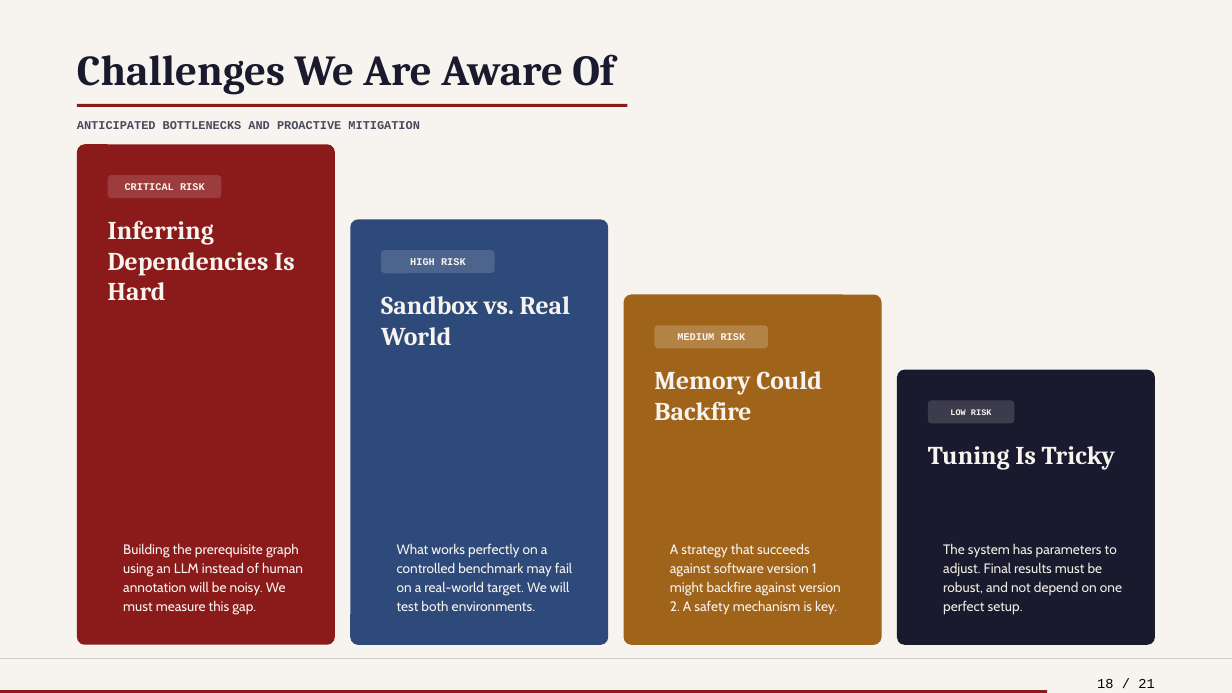
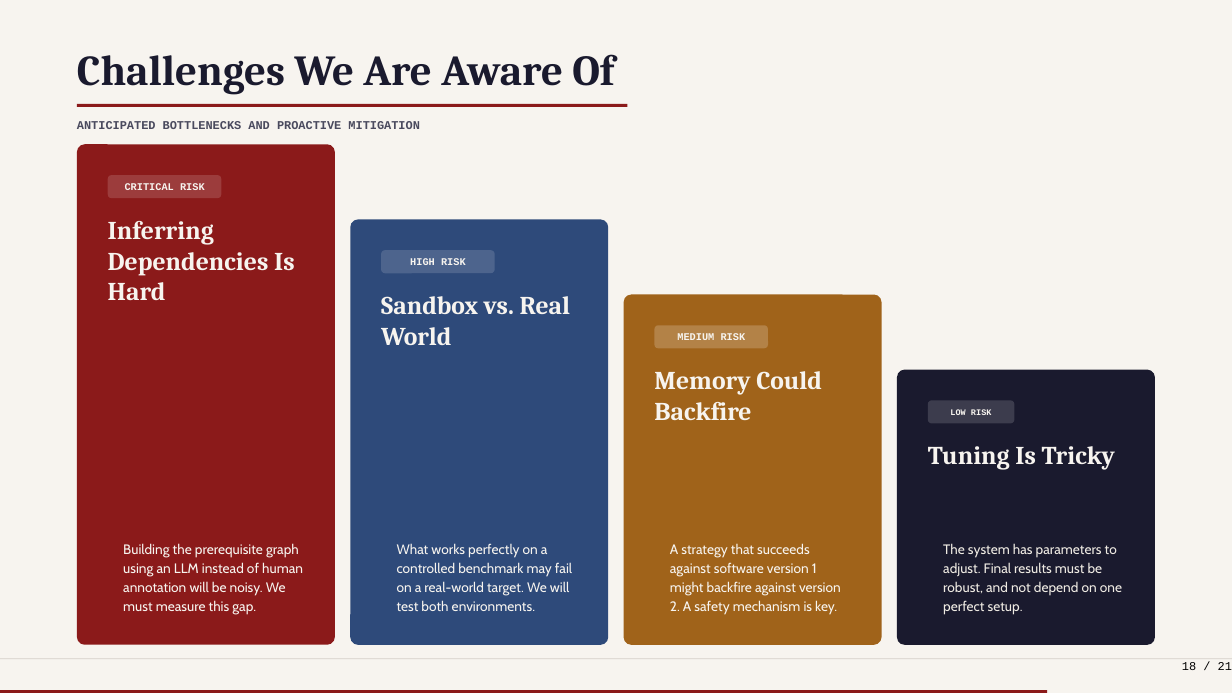
Before and after one commit to nishan-paul-hello/cmatrix-agentic-red-team, a slide deck: slide 18 of docs/presentation/CSE-810-PRESENTATION-INCEPTION.pptx. Drawn at 1232x693 pixels with LibreOffice and Linux fonts; fonts in the diff are those of the drawing. Boxes give left, top, right and bottom in pixels: in the first picture for what was removed or moved away, otherwise in the second. Text is boxed around its words. In the diff, an @@ line names an element or a change of style, - is before the commit and + after.

```diff
--- a/docs/presentation/CSE-810-PRESENTATION-INCEPTION.pptx
+++ b/docs/presentation/CSE-810-PRESENTATION-INCEPTION.pptx
@@ text "18 / 21": place and size @@
-text "18 / 21" at <box>1097,679,1154,688</box>
+text "18 / 21" at <box>1182,662,1232,670</box>
@@ text "18 / 21" at <box>1182,662,1232,670</box>: size 8 to 7 pt; vertical alignment middle to top @@
```
Also in this commit, not shown: 19 other slides changed, 1 other file.
